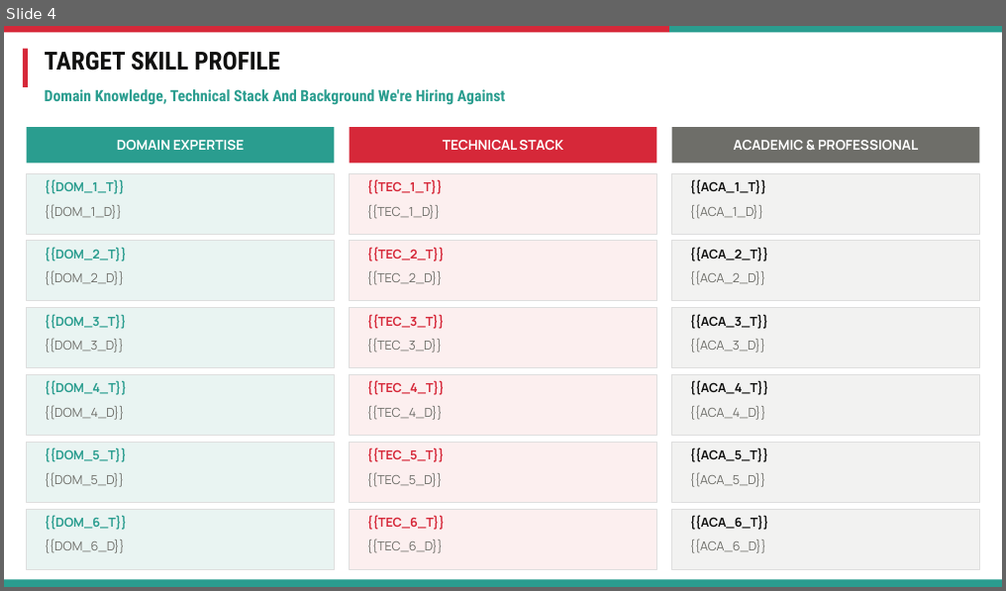
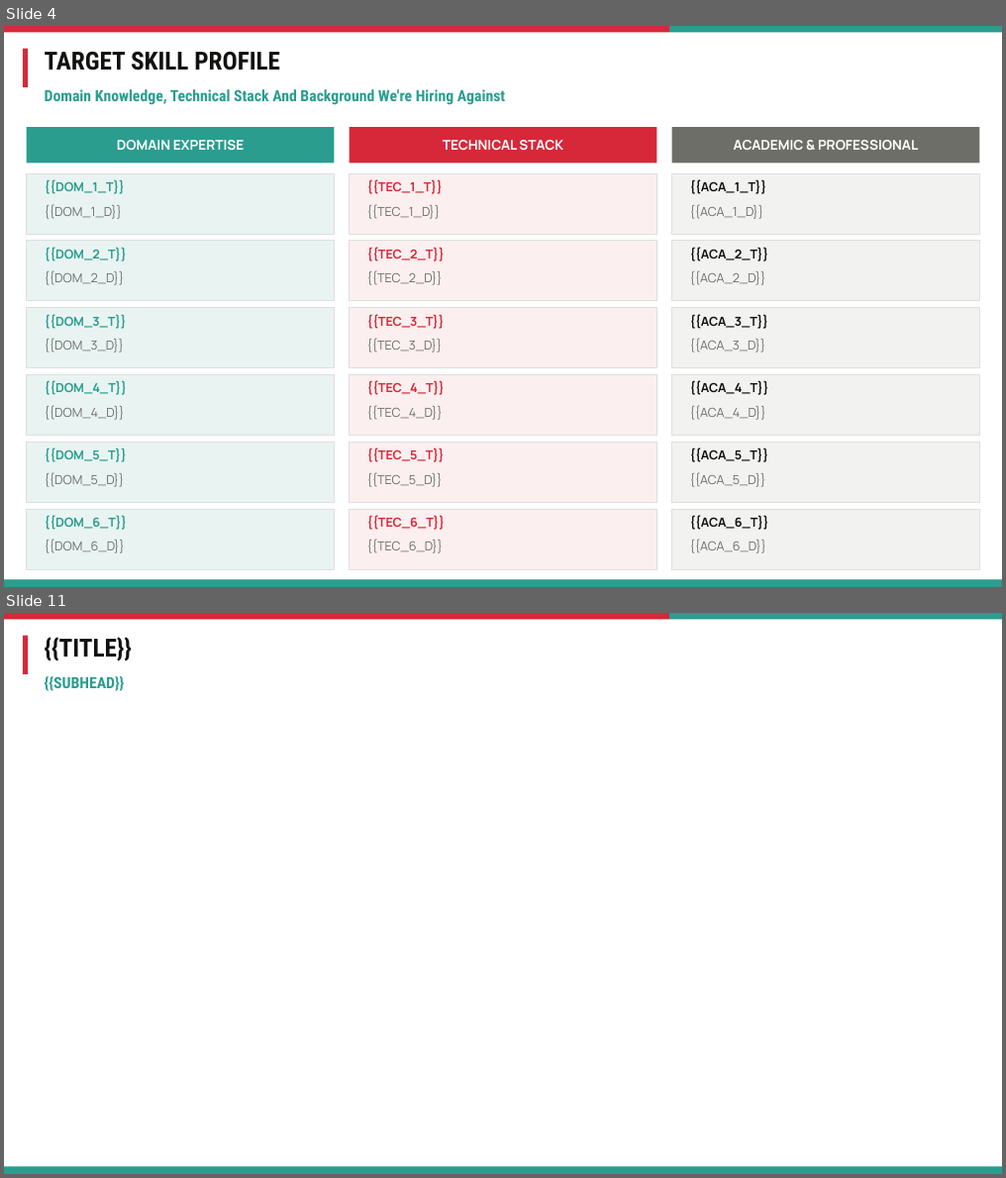
Before and after one commit to athu07/Deck-Engine, a slide deck: data/templates/skills_templates.pptx. Shown one above the other, each under a label of ours: slide 4 before the commit, slides 4 and 11 after it; the slides between them are not shown. The pictures are 1006x591 and 1006x1178 pixels, drawn with LibreOffice and Linux fonts; fonts in the diff are those of the drawing. Boxes give left, top, right and bottom in pixels: in the first picture for what was removed or moved away, otherwise in the second. Text is boxed around its words. In the diff, an @@ line names an element or a change of style, - is before the commit and + after.

```diff
--- a/data/templates/skills_templates.pptx
+++ b/data/templates/skills_templates.pptx
@@ slide 11 added at (x1=4, y1=613, x2=1002, y2=1174), background #FFFFFF @@
@@ rectangle added at (x1=4, y1=613, x2=669, y2=619), fill #D62839 @@
@@ rectangle added at (x1=23, y1=636, x2=28, y2=674), fill #D62839 @@
@@ text added at (x1=45, y1=637, x2=132, y2=662), 24 pt, text #111110, bold @@
+{{TITLE}}
@@ rectangle added at (x1=669, y1=613, x2=1002, y2=619), fill #2A9D8F @@
@@ text added at (x1=45, y1=676, x2=125, y2=691), 15 pt, text #2A9D8F, bold @@
+{{SUBHEAD}}
@@ rectangle added at (x1=4, y1=1167, x2=1002, y2=1174), fill #2A9D8F @@
```
Also in this commit, not shown: 6 other slides added, 39 other files.
